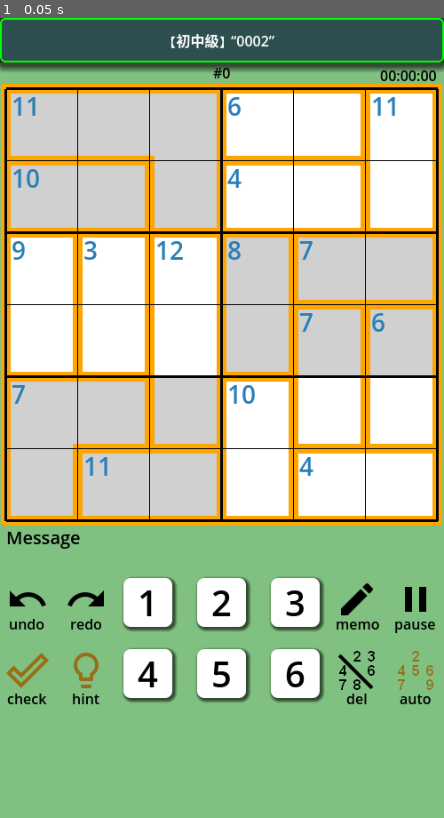
Above: before the commit, frame 1.
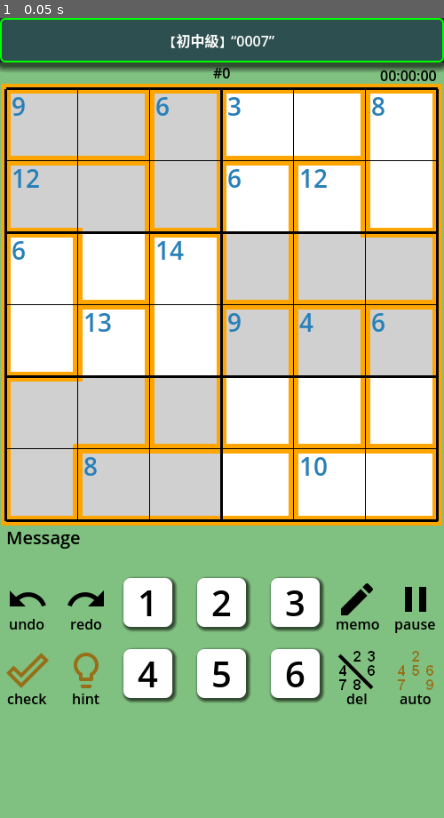
Above: after the commit, the same moment.

Repository: vivisuke/GD4KillerSudoku6
Game: Godot game, scene res://main_scene.tscn
Two runs of this game, one before a commit and one after it. Both use one fixed random seed, a clock stepped at 60 frames per second and the inputs below.
Inputs:
- Up to frame 1 (0.05 s): no input

The runs differ from the first frame. In frame 1, 2.9% of the frame differs, in the area x 2-89%, y 2-63%.

Commit message:
0057 ◎ C 04/10 04/11 0.001│問題│エリア外に数字が入っている場合に Rule21 探索が間違った結果を返す場合がある

Diff:
--- a/GD4KillerSudoku6/scripts/main_scene.gd
+++ b/GD4KillerSudoku6/scripts/main_scene.gd
@@ -200,7 +200,7 @@
 	elif !g.todaysQuest:		# ランダム生成の場合
 		if g.qName == "":
 			##gen_qName()
-			g.qName = "0002"
+			g.qName = "0007"
 			$TitleBar/Label.text = titleText()
 	var stxt = g.qName+str(g.qLevel)
 	if g.qNumber != 0: stxt += "Q"
@@ -1246,7 +1246,7 @@
 	var cage_sum_in = []				# 各ケージのエリア内数字合計
 	cage_sum_in.resize(cage_list.size())
 	cage_sum_in.fill(0)
-	#var cage_sum_out = cage_sum_in.duplicate()	# 各ケージのエリア外数字合計
+	var cage_sum_out = cage_sum_in.duplicate()	# 各ケージのエリア外数字合計
 	#var not_empty_cage = []				# ケージが非空欄セルを含むか？
 	#not_empty_cage.resize(cage_list.size())
 	#not_empty_cage.fill(false)
@@ -1277,8 +1277,8 @@
 						if is_empty_cell(ix):		# セルが空欄
 							no += 1
 							ixout = cage[CAGE_IX_LIST][i]
-						#else:
-						#	cage_sum_out[cx] += get_cell_numer(ix)
+						else:
+							cage_sum_out[cx] += get_cell_numer(ix)
 				#var no = cage[CAGE_IX_LIST].size() - ni		# エリア外セル数
 				if ni == 1 || no == 1:
 					if cxio >= 0: return [-1, -1]
@@ -1302,7 +1302,7 @@
 	if nis == 1:	# エリア内に1箇所だけ不定セルがある場合
 		return [ix0, r]
 	else:			# エリア内に複数箇所の不定セルがある場合
-		return [ix0, cage_list[cxio][CAGE_SUM] - r]
+		return [ix0, cage_list[cxio][CAGE_SUM] - cage_sum_out[cxio] - r]
 
 func find_rule21():			# ルール21で決まるセルを探す
 	for y in range(N_VERT):		# y 行をチェック
Not shown, changed: GD4KillerSudoku6.spr
